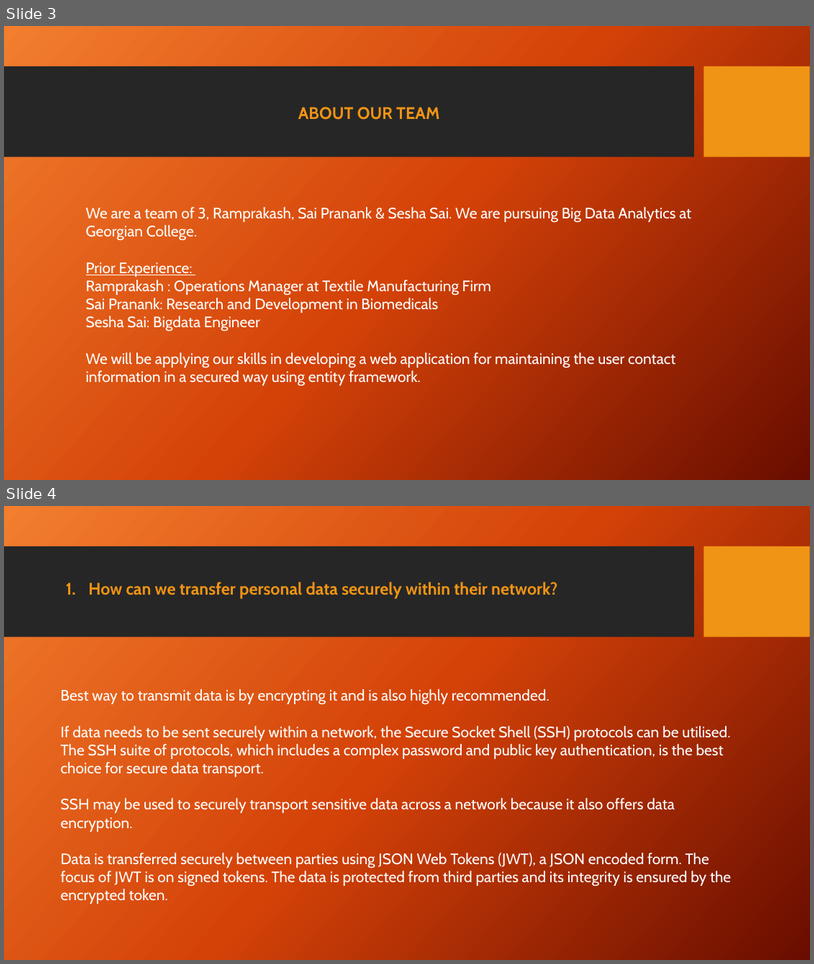
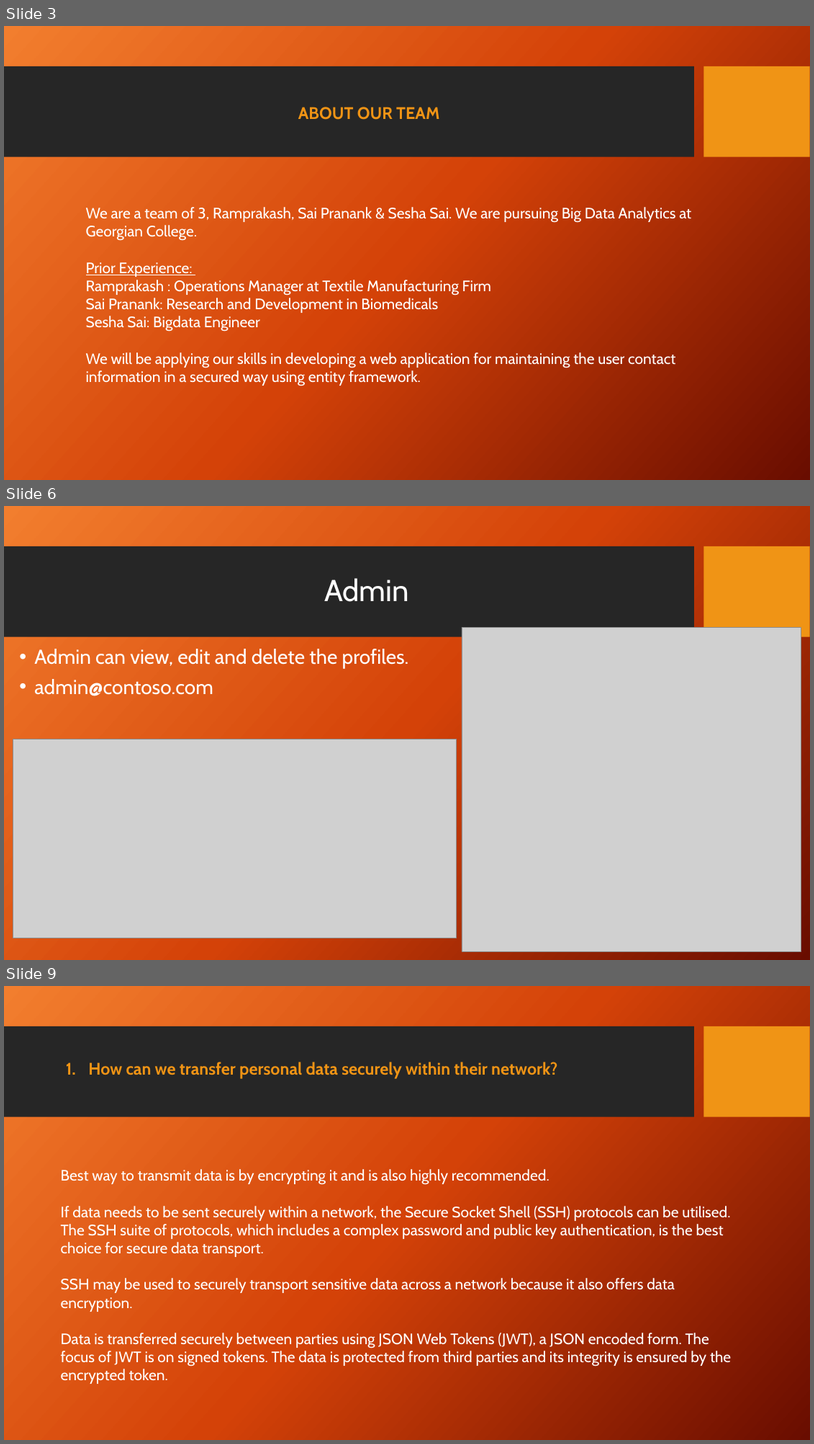
Before and after one commit to SeshaSaiG/Information-Encoding-Standard, a slide deck: Group 5-Final Project.pptx. Shown one above the other, each under a label of ours: slides 3 and 4 before the commit, slides 3, 6 and 9 after it; the slides between them are not shown. The pictures are 814x964 and 814x1444 pixels, drawn with LibreOffice and Linux fonts; fonts in the diff are those of the drawing; grey boxes stand for pictures; background and template pictures are left out. Boxes give left, top, right and bottom in pixels: in the first picture for what was removed or moved away, otherwise in the second. Text is boxed around its words. In the diff, an @@ line names an element or a change of style, - is before the commit and + after.

```diff
--- a/Group 5-Final Project.pptx
+++ b/Group 5-Final Project.pptx
@@ slide 6 added at (4, 506, 810, 960), background picture (left out); not listed: 2 template elements that a slide beside it also shows @@
@@ title added at (324, 578, 409, 602), 36 pt, text #FFFFFF @@
+Admin
@@ picture added at (462, 628, 801, 951) @@
@@ text added at (34, 649, 409, 696), 24 pt, text #FFFFFF @@
+• Admin can view, edit and delete the profiles.
+• admin@contoso.com
@@ picture added at (13, 739, 456, 938) @@
@@ what was slide 4 is now slide 9 @@
```
Also in this commit, not shown: 1 slide changed, 5 other slides added, 1 slide removed, 1 other file.
